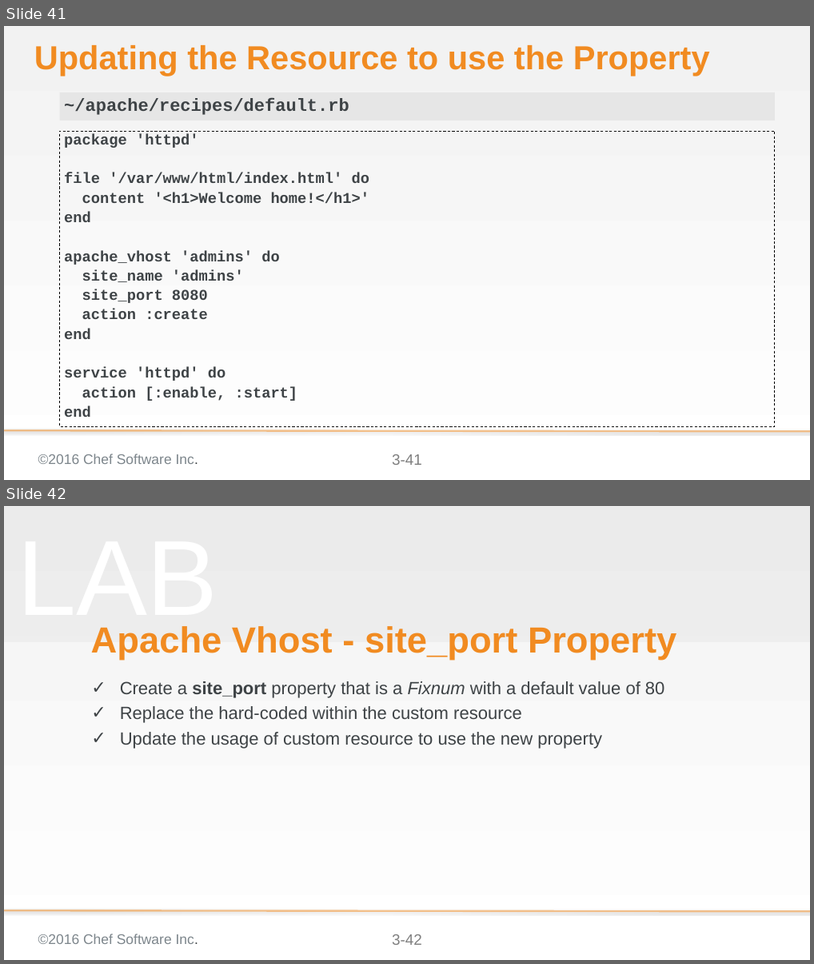
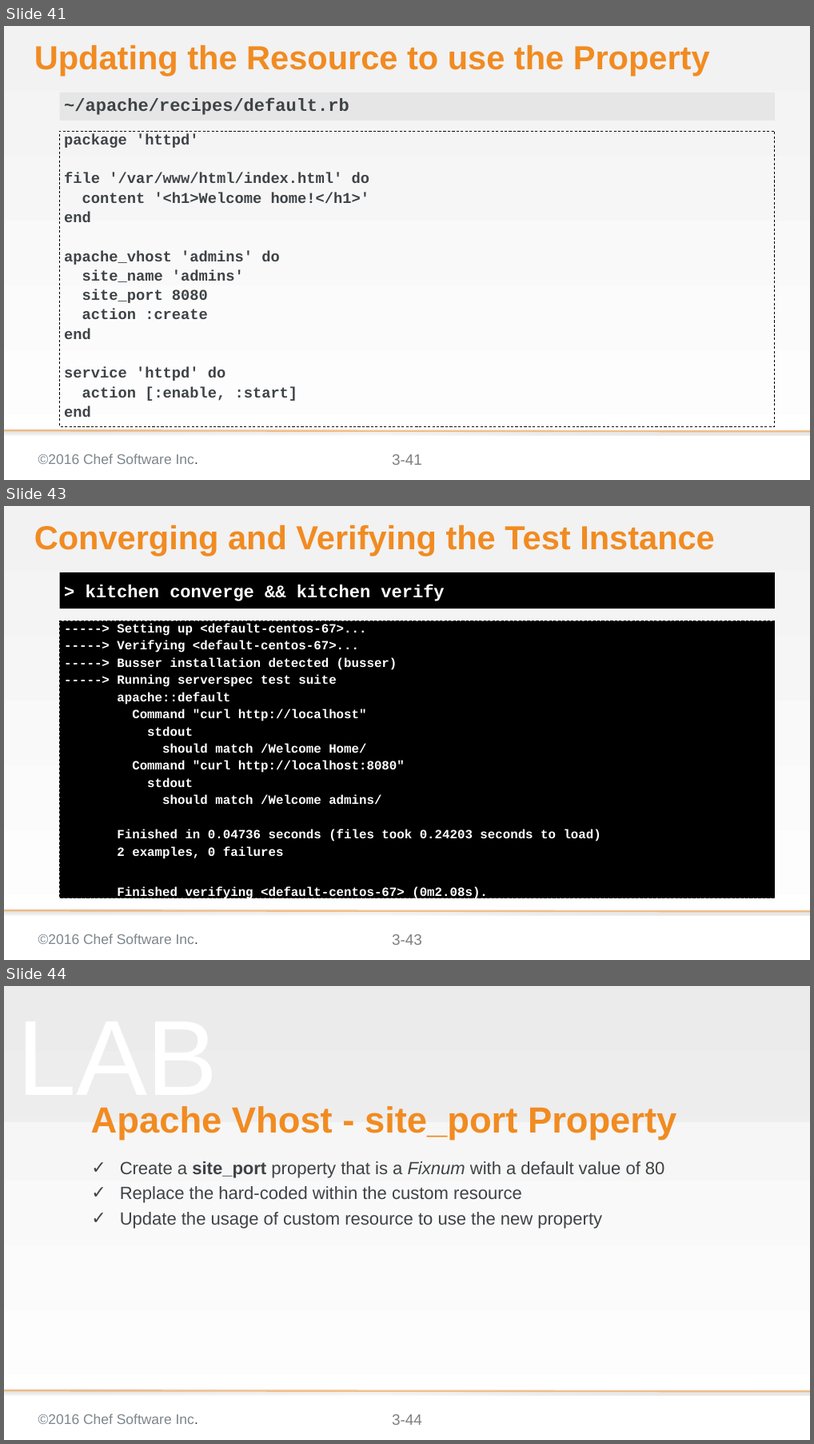
Before and after one commit to chef-training/extending_cookbooks, a slide deck: 03-creating_a_custom_resource-linux.pptx. Shown one above the other, each under a label of ours: slides 41 and 42 before the commit, slides 41, 43 and 44 after it; the slides between them are not shown. The pictures are 814x964 and 814x1444 pixels, drawn with LibreOffice and Linux fonts; fonts in the diff are those of the drawing; background and template pictures are left out. Boxes give left, top, right and bottom in pixels: in the first picture for what was removed or moved away, otherwise in the second. Text is boxed around its words. In the diff, an @@ line names an element or a change of style, - is before the commit and + after.

```diff
--- a/03-creating_a_custom_resource-linux.pptx
+++ b/03-creating_a_custom_resource-linux.pptx
@@ slide 43 added at (4, 506, 810, 960), background gradient #F2F2F2 to #FFFFFF; not listed: 3 template elements that a slide beside it also shows @@
@@ title added at (34, 525, 715, 556), 52.8 pt, text #F18B21, bold @@
+Converging and Verifying the Test Instance
@@ text added at (60, 572, 775, 608), fill #000000, 28 pt, text #FFFFFF, bold @@
+> kitchen converge && kitchen verify
@@ text added at (60, 620, 775, 897), fill #000000, outline #000000 1 pt dashed, 20 pt, text #FFFFFF, bold @@
+-----> Setting up <default-centos-67>...
+-----> Verifying <default-centos-67>...
+-----> Busser installation detected (busser)
+-----> Running serverspec test suite
+apache::default
+Command "curl http://localhost"
+stdout
+should match /Welcome Home/
+Command "curl http://localhost:8080"
+stdout
+should match /Welcome admins/
+Finished in 0.04736 seconds (files took 0.24203 seconds to load)
+2 examples, 0 failures
+Finished verifying <default-centos-67> (0m2.08s).
@@ what was slide 42 is now slide 44 @@
@@ page number at (392, 1414, 422, 1424): text changed @@
-3-42
+3-44
```
Also in this commit, not shown: 1 slide changed, 1 other slide added.
